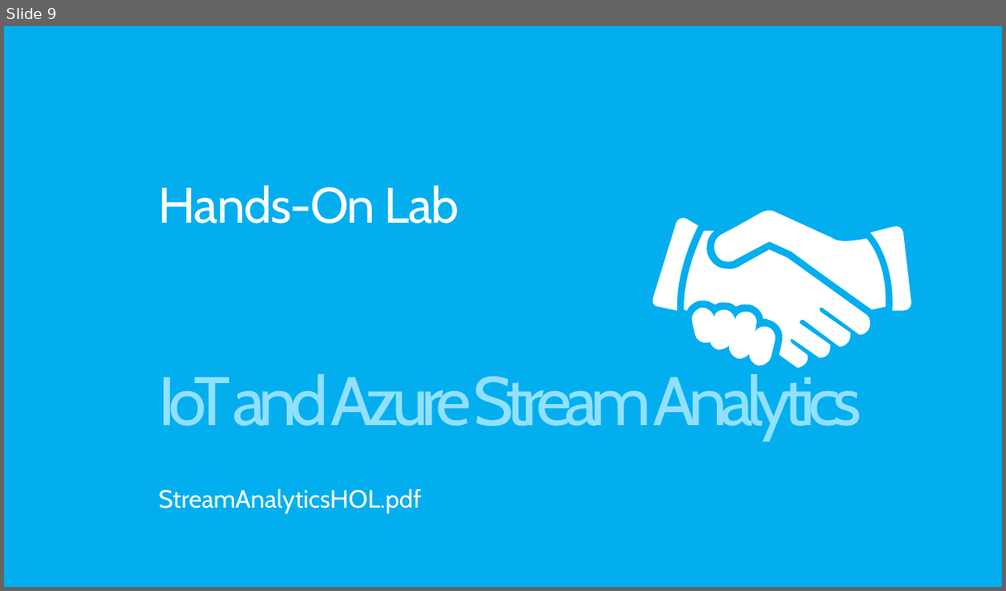
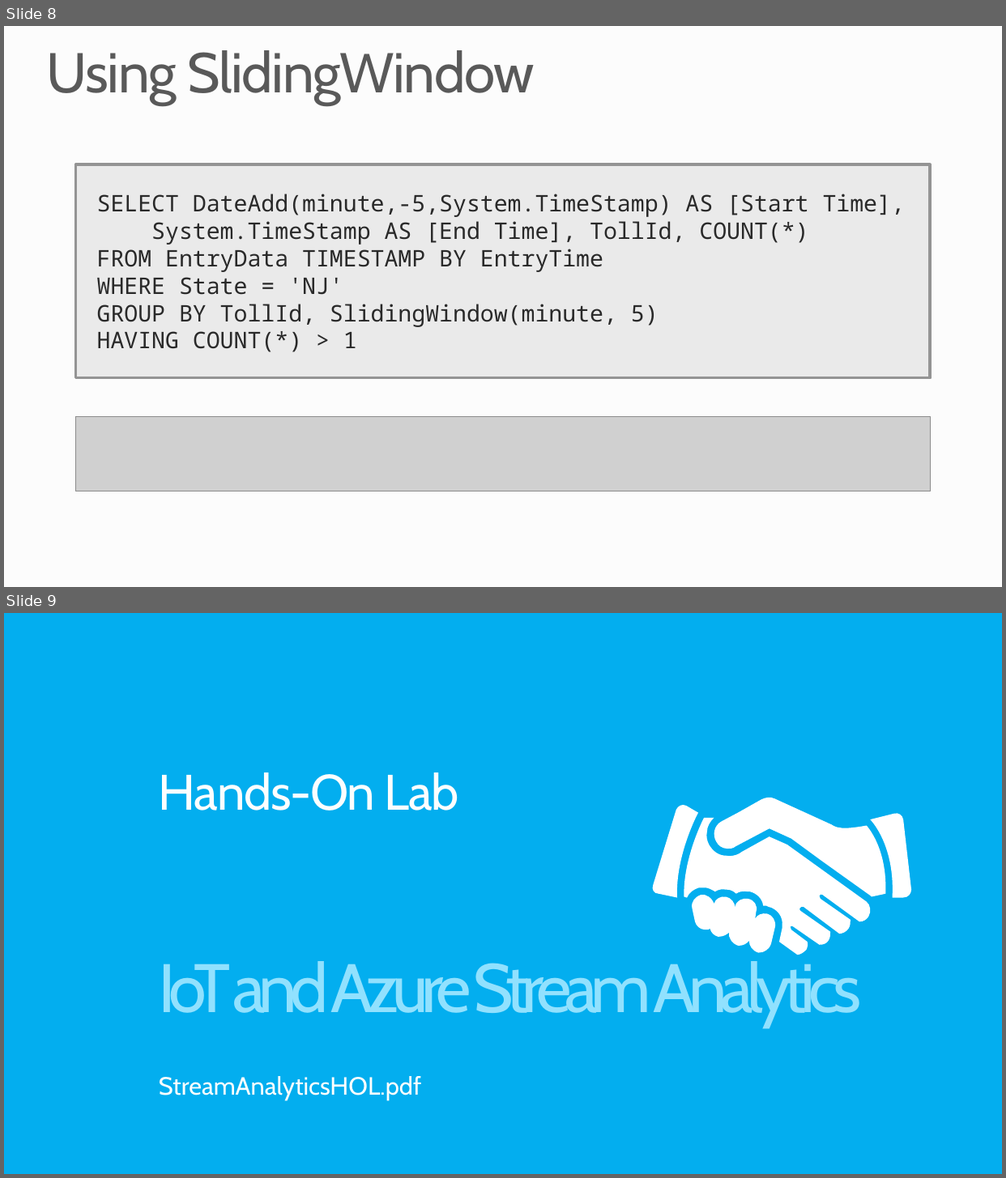
Before and after one commit to MSRConnections/Azure-training-course, a slide deck: Content/Stream Analytics/Azure Stream Analytics.pptx. Shown one above the other, each under a label of ours: slide 9 before the commit, slides 8 and 9 after it. The pictures are 1006x591 and 1006x1178 pixels, drawn with LibreOffice and Linux fonts; fonts in the diff are those of the drawing; grey boxes stand for pictures; background and template pictures are left out. Boxes give left, top, right and bottom in pixels: in the first picture for what was removed or moved away, otherwise in the second. Text is boxed around its words. In the diff, an @@ line names an element or a change of style, - is before the commit and + after.

```diff
--- a/Content/Stream Analytics/Azure Stream Analytics.pptx
+++ b/Content/Stream Analytics/Azure Stream Analytics.pptx
@@ slide 8 added at <box>4,26,1002,587</box>, background #FCFCFC @@
@@ title added at <box>46,50,535,105</box>, 54 pt, text #595959 @@
+Using SlidingWindow
@@ rectangle added at <box>76,165,931,378</box>, fill #EAEAEA, outline #949494 3 pt, 22 pt, text #292929 @@
+SELECT DateAdd(minute,-5,System.TimeStamp) AS [Start Time],
+System.TimeStamp AS [End Time], TollId, COUNT(*)
+FROM EntryData TIMESTAMP BY EntryTime
+WHERE State = 'NJ'
+GROUP BY TollId, SlidingWindow(minute, 5)
+HAVING COUNT(*) > 1
@@ picture added at <box>76,417,931,492</box> @@
```
Also in this commit, not shown: 2 slides changed, 3 other slides added, 4 slides removed.
